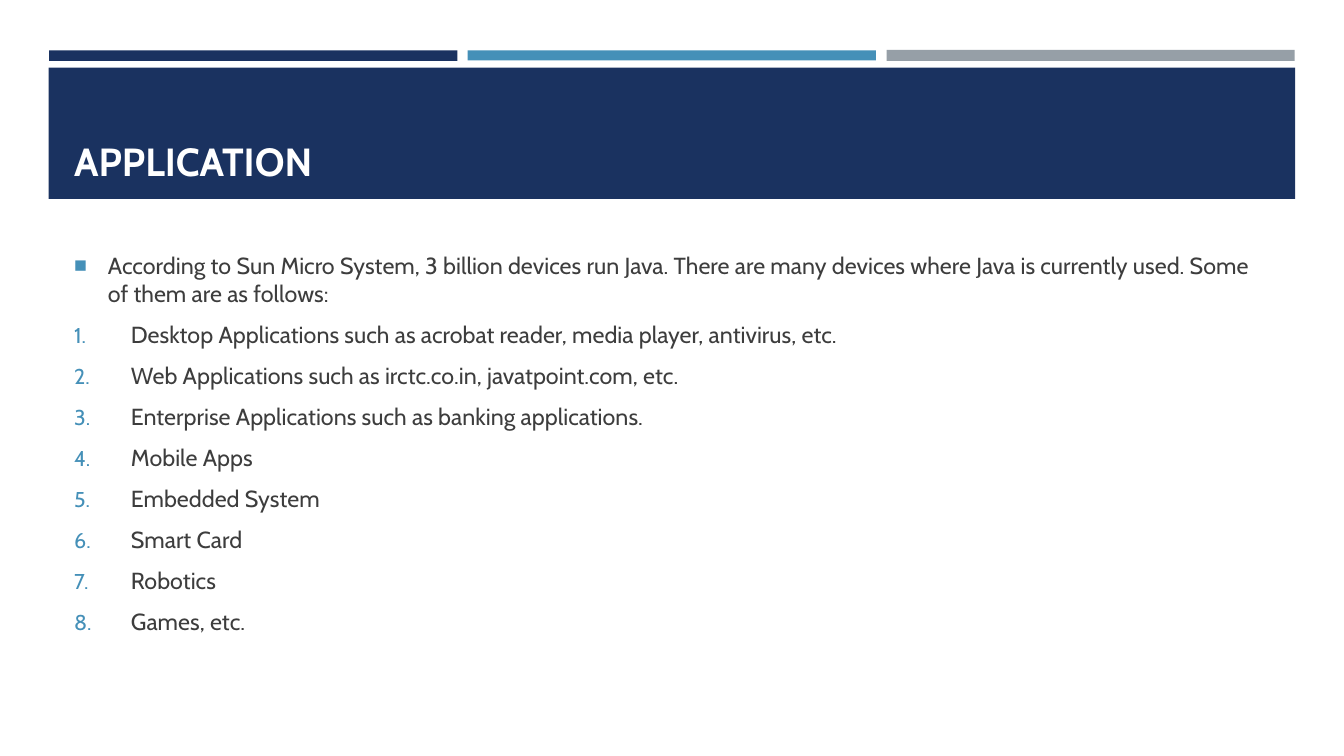
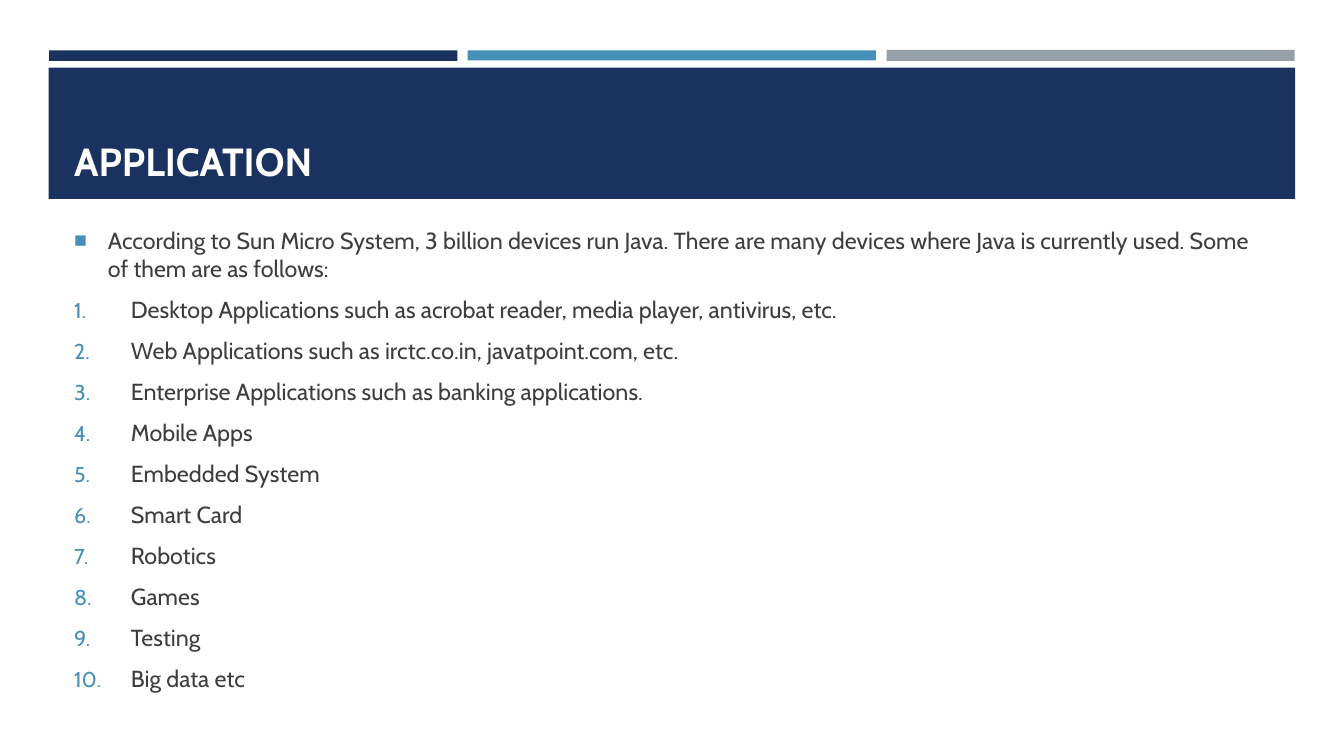
Before and after one commit to amantiwari8861/javaV1, a slide deck: slide 3 of 01 Java Intro/Java Slides part 1.pptx. Drawn at 1344x756 pixels with LibreOffice and Linux fonts; fonts in the diff are those of the drawing. Boxes give left, top, right and bottom in pixels: in the first picture for what was removed or moved away, otherwise in the second. Text is boxed around its words. In the diff, an @@ line names an element or a change of style, - is before the commit and + after.

```diff
--- a/01 Java Intro/Java Slides part 1.pptx
+++ b/01 Java Intro/Java Slides part 1.pptx
@@ text at [131,588,245,693]: text changed @@
-8. Games, etc.
+8. Games
+9. Testing
+10. Big data etc
```
Also in this commit, not shown: 1 other slide changed, 2 other files.
